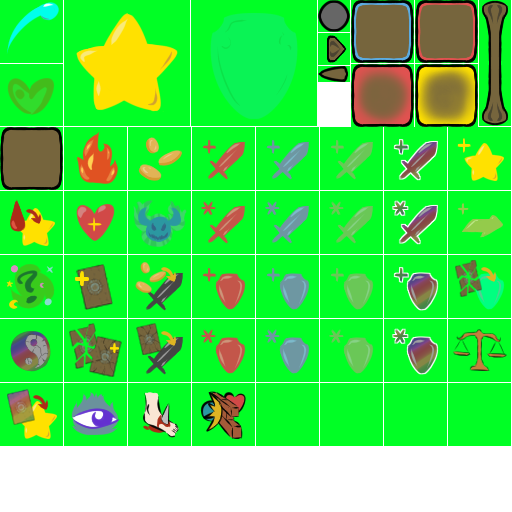
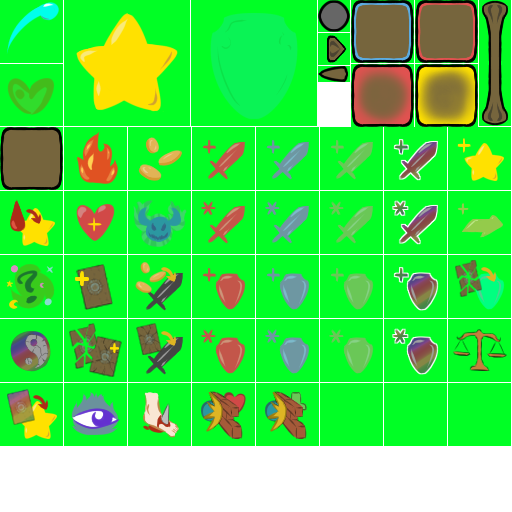
The second 512x512 image is a revision of the first. Changes to its layers:
painted on "Calque de dessin 19" (1st of 8, in "Copier de Calque de groupe 18") over [143, 391, 307, 440]
painted on "Calque de dessin 17" (3rd of 7, in "Copier de Calque de groupe 18") over [143, 391, 307, 440]
painted on "Calque de dessin 19" (2nd of 8, in "Copier de Calque de groupe 18") over [143, 391, 307, 440]
painted on "Calque de dessin 17" (4th of 7, in "Copier de Calque de groupe 18") over [143, 391, 307, 440]
painted on "Calque de dessin 19" (3rd of 8, in "Copier de Calque de groupe 18") over [143, 391, 307, 440]
painted on "Calque de dessin 17" (5th of 7, in "Copier de Calque de groupe 18") over [143, 391, 307, 440]
painted on "Calque de dessin 19" (7th of 8, in "Calque de groupe 18") over [143, 391, 307, 440]
painted on "Calque de dessin 17 Fusionnés" (2nd of 11, in "Calque de groupe 18") over [143, 391, 307, 440]
painted on "Calque de dessin 25" (2nd of 8, in "Copier de Calque de groupe 18") over [143, 391, 307, 440]
painted on "Calque de dessin 17 Fusionnés" (5th of 11, in "Copier de Calque de groupe 18") over [143, 391, 307, 440]
painted on "Calque de dessin 25" (4th of 8, in "Copier de Calque de groupe 18") over [143, 391, 307, 440]
painted on "Calque de dessin 17 Fusionnés" (7th of 11, in "Copier de Calque de groupe 18") over [143, 391, 307, 440]
painted on "Calque de dessin 26" over [143, 391, 307, 440]
painted on "Calque de dessin 25" (7th of 8, in "Copier de Calque de groupe 18") over [143, 391, 307, 440]
painted on "Calque de dessin 17 Fusionnés" (10th of 11, in "Copier de Calque de groupe 18") over [143, 391, 307, 440]
painted on "Calque de dessin 25" (8th of 8, in "Copier de Calque de groupe 18") over [143, 391, 307, 440]
painted on "Calque de dessin 17 Fusionnés" (11th of 11, in "Copier de Calque de groupe 18") over [143, 391, 307, 440]
painted on "Calque de dessin 27" over [143, 391, 307, 440]
…and 12 more changes (7 added, 5 painted)
